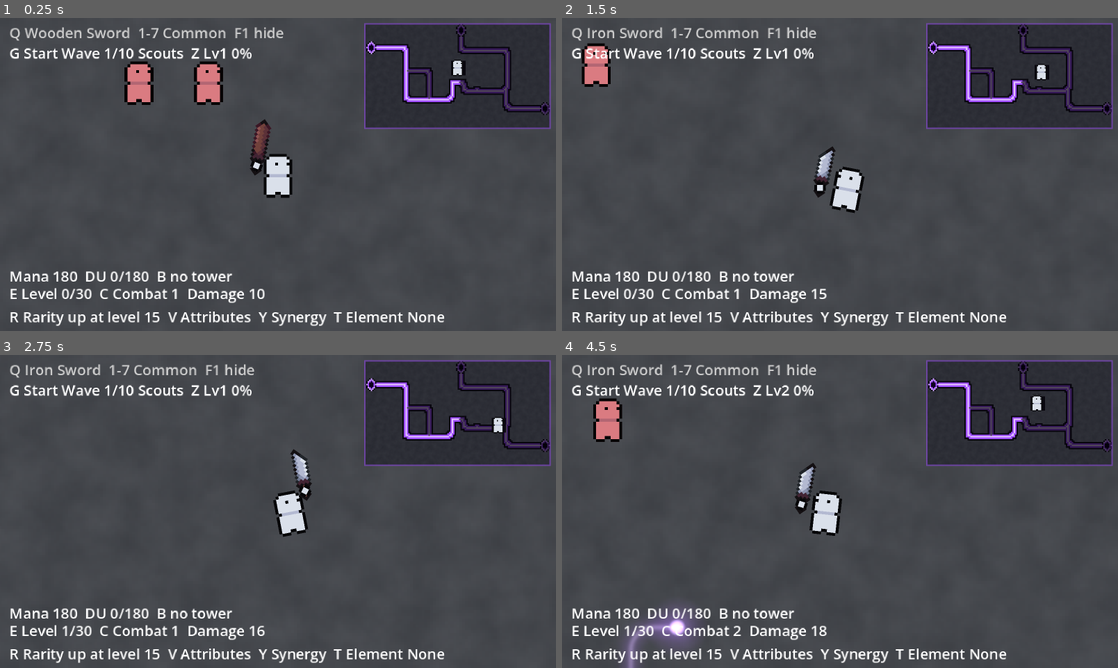
Above: before the commit, frames 1-4 (two rows, left to right).
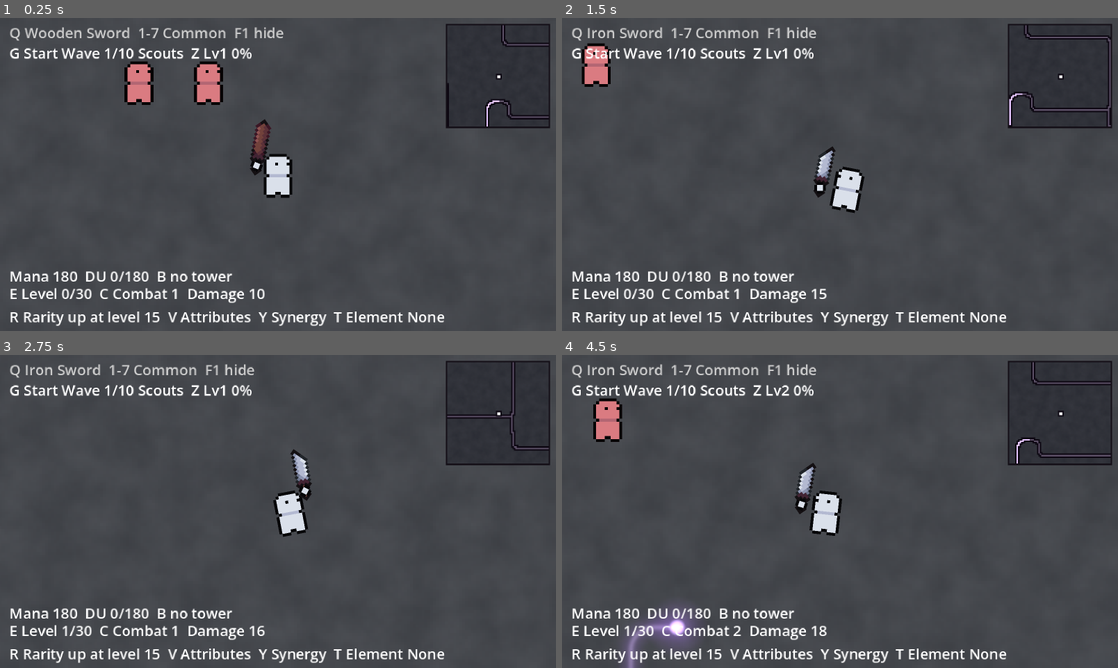
Above: after the commit, the same moments.

Repository: megalodooon/crystal-protectors
Game: Godot game, scene res://test.tscn
The game is run twice, just before and just after one commit, with the same random seed, the same clock (stepped at 60 frames per second) and the same inputs.
Inputs (mouse positions are in pixels of both pictures, inside the frame that each line leads up to):
- Up to frame 1 (0.25 s): no input
- Up to frame 2 (1.5 s): tap Enter at 0.5 s; move the mouse to (962, 158) at 0.52 s; press the mouse at (962, 158) at 0.53 s; hold D (right) 0.53-1.28 s; move the mouse to (728, 190) at 1.27 s; release the mouse at (728, 190) at 1.28 s; hold S (down) from 1.28 s (still down); tap Q at 1.35 s
- Up to frame 3 (2.75 s): move the mouse to (333, 442) at 2.02 s; release S (down) at 2.03 s; hold D (right) from 2.03 s (still down); tap E at 2.1 s
- Up to frame 4 (4.5 s): move the mouse to (812, 574) at 2.77 s; release D (right) at 2.78 s; hold W (up) 2.78-3.53 s; tap R at 2.85 s; move the mouse to (1006, 558) at 3.52 s; hold A (left) from 3.53 s (still down); tap C at 3.6 s; move the mouse to (673, 464) at 4.27 s; tap Z at 4.35 s

The runs differ from the first frame. In frame 1, 5.7% of the frame differs, in the area x 65-100%, y 1-36%; in frame 2, 5.5%; in frame 3, 5.2%; in frame 4, 5.6%.

Commit message:
Minimap: square, zoomed on the player, no box around him
It no longer shows the whole map. It is square (36 game pixels) and
shows viewSize (160) world pixels around the player, clamped to the map
edges, with the view origin snapped to the cell grid so nothing shimmers
while walking. clip_contents keeps it inside the frame.

Lanes are thinner: one dark band with a single bright line in the path
style's core colour, instead of the three fat bands that read as a
stripe. The player is a plain small marker - the black box behind him was
a dark block sized for a 16x16 sprite, which is gone; playerIcon still
draws a texture instead when one is set.

Co-Authored-By: Claude Opus 5 <noreply@anthropic.com>

Diff:
--- a/godot/test.tscn
+++ b/godot/test.tscn
@@ -655,14 +655,14 @@
 layout_mode = 0
 offset_left = 3.0
 offset_top = 1.0
-offset_right = 124.0
+offset_right = 150.0
 offset_bottom = 8.0
 
 [node name="WaveLabel" type="Label" parent="CanvasLayer/HUD"]
 layout_mode = 0
 offset_left = 3.0
 offset_top = 8.0
-offset_right = 124.0
+offset_right = 150.0
 offset_bottom = 15.0
 
 [node name="UpgradeLabel" type="Label" parent="CanvasLayer/HUD" unique_id=1738290461]
--- a/godot/ui/minimap.gd
+++ b/godot/ui/minimap.gd
@@ -7,7 +7,8 @@
 @export var towerBuilder : TowerBuilderClass
 @export var player : Node2D
 @export var mapSize : Vector2 = Vector2(512.0, 288.0)
-@export var minimapSize : Vector2 = Vector2(64.0, 36.0)
+@export var minimapSize : float = 36.0
+@export var viewSize : float = 160.0
 @export var margin : float = 2.0
 @export var groundTexture : Texture2D
 @export var playerIcon : Texture2D
@@ -16,26 +17,31 @@
 @export_range(0.125, 1.0) var pixelScale : float = 0.5
 
 @export_group("Look")
-@export var shadeColor : Color = Color(0.0, 0.0, 0.05, 0.35)
-@export var outlineColor : Color = Color(0.03, 0.02, 0.05, 0.95)
+@export var shadeColor : Color = Color(0.0, 0.0, 0.05, 0.3)
+@export var frameColor : Color = Color(0.08, 0.06, 0.09)
+@export var outlineColor : Color = Color(0.05, 0.03, 0.07, 0.9)
 @export var playerColor : Color = Color(1.0, 1.0, 1.0)
-@export var lockedFade : float = 0.35
-@export var laneOutline : int = 5
-@export var laneBody : int = 3
+@export var lockedFade : float = 0.4
+@export var laneOutline : int = 3
 @export var laneCore : int = 1
-@export var portalRadius : Vector2i = Vector2i(3, 4)
-@export var towerBlock : int = 3
+@export var portalRadius : Vector2i = Vector2i(2, 3)
+@export var towerBlock : int = 2
 @export var enemyBlock : int = 2
-@export var playerIconSize : float = 6.0
+@export var playerBlock : int = 2
+@export var playerIconSize : float = 5.0
 
 var unit : float = 1.0
 var pixel : float = 1.0
+var cells : float = 1.0
+var worldPerCell : float = 1.0
+var view : Rect2 = Rect2()
 var timer : float = 0.0
-var laneCells : Dictionary[EnemyPathClass, PackedVector2Array] = {}
+var laneSamples : Dictionary[EnemyPathClass, PackedVector2Array] = {}
 
 #------------------------#
 
 func _ready() -> void:
+	clip_contents = true
 	get_viewport().size_changed.connect(apply_scale)
 	apply_scale()
 
@@ -49,10 +55,12 @@
 func apply_scale() -> void:
 	unit = float(get_detail_scale())
 	pixel = maxf(roundf(unit * pixelScale), 1.0)
-	size = minimapSize * unit
+	size = Vector2.ONE * minimapSize * unit
 	scale = Vector2.ONE / unit
-	position = Vector2(get_canvas_size().x - minimapSize.x - margin, margin)
-	laneCells.clear()
+	position = Vector2(get_canvas_size().x - minimapSize - margin, margin)
+	cells = size.x / pixel
+	worldPerCell = viewSize / cells
+	laneSamples.clear()
 	queue_redraw()
 
 func get_detail_scale() -> int:
@@ -68,18 +76,26 @@
 	return Vector2(float(width), float(height))
 
 func get_canvas_rect() -> Rect2:
-	return Rect2(position, minimapSize)
+	return Rect2(position, Vector2.ONE * minimapSize)
+
+func update_view() -> void:
+	var center : Vector2 = player.global_position if player else mapSize / 2.0
+	var origin : Vector2 = center - Vector2.ONE * viewSize / 2.0
+	origin.x = clampf(origin.x, 0.0, maxf(mapSize.x - viewSize, 0.0))
+	origin.y = clampf(origin.y, 0.0, maxf(mapSize.y - viewSize, 0.0))
+	view = Rect2((origin / worldPerCell).floor() * worldPerCell, Vector2.ONE * viewSize)
 
 func _draw() -> void:
+	update_view()
 	if groundTexture:
-		draw_texture_rect_region(groundTexture, Rect2(Vector2.ZERO, size), Rect2(Vector2.ZERO, mapSize))
+		draw_texture_rect_region(groundTexture, Rect2(Vector2.ZERO, size), view)
 	draw_rect(Rect2(Vector2.ZERO, size), shadeColor)
 	draw_lanes()
 	draw_portals()
 	draw_towers()
 	draw_enemies()
 	draw_player()
-	draw_rect(Rect2(Vector2.ZERO, size), Color(get_path_color(), 0.5), false, pixel)
+	draw_rect(Rect2(Vector2.ZERO, size), frameColor, false, unit)
 
 func draw_lanes() -> void:
 	if not pathNetwork:
@@ -87,8 +103,6 @@
 	var ordered : Array[EnemyPathClass] = get_ordered_paths()
 	for path in ordered:
 		draw_lane(path, laneOutline, outlineColor)
-	for path in ordered:
-		draw_lane(path, laneBody, fade(get_path_color(), path.active))
 	for path in ordered:
 		draw_lane(path, laneCore, fade(get_core_color(), path.active))
 
@@ -103,24 +117,27 @@
 	return ordered
 
 func draw_lane(path : EnemyPathClass, thickness : int, color : Color) -> void:
-	for cell in get_lane_cells(path):
+	var seen : Dictionary[Vector2, bool] = {}
+	for sample in get_lane_samples(path):
+		if not view.grow(worldPerCell * float(thickness)).has_point(sample):
+			continue
+		var cell : Vector2 = to_cell(sample)
+		if seen.has(cell):
+			continue
+		seen[cell] = true
 		draw_block(cell, thickness, color)
 
-func get_lane_cells(path : EnemyPathClass) -> PackedVector2Array:
-	if laneCells.has(path):
-		return laneCells[path]
-	var cells : PackedVector2Array = []
-	var seen : Dictionary[Vector2, bool] = {}
+func get_lane_samples(path : EnemyPathClass) -> PackedVector2Array:
+	if laneSamples.has(path):
+		return laneSamples[path]
+	var samples : PackedVector2Array = []
 	var length : float = path.get_length()
 	if length > 0.0:
-		var steps : int = maxi(int(length / (mapSize.x / size.x * pixel)) * 2, 1)
+		var steps : int = maxi(int(length / (worldPerCell * 0.5)), 1)
 		for i in steps + 1:
-			var cell : Vector2 = to_cell(path.get_global_point(length * float(i) / float(steps)))
-			if not seen.has(cell):
-				seen[cell] = true
-				cells.append(cell)
-	laneCells[path] = cells
-	return cells
+			samples.append(path.get_global_point(length * float(i) / float(steps)))
+	laneSamples[path] = samples
+	return samples
 
 func draw_portals() -> void:
 	if not waveManager:
@@ -137,14 +154,14 @@
 	for y in range(-portalRadius.y - 1, portalRadius.y + 2):
 		for x in range(-portalRadius.x - 1, portalRadius.x + 2):
 			var spread : float = Vector2(float(x) / float(portalRadius.x), float(y) / float(portalRadius.y)).length()
-			if spread > 1.2:
+			if spread > 1.25:
 				continue
 			var cellColor : Color = hole
 			if spread > 1.0:
 				cellColor = outlineColor
-			elif spread > 0.78:
+			elif spread > 0.72:
 				cellColor = core
-			elif spread > 0.5:
+			elif spread > 0.45:
 				cellColor = rim
 			draw_block(center + Vector2(float(x), float(y)), 1, cellColor)
 
@@ -152,31 +169,32 @@
 	if not towerBuilder:
 		return
 	for tower in towerBuilder.built:
-		var cell : Vector2 = to_cell(tower.global_position)
-		draw_block(cell, towerBlock + 2, outlineColor)
-		draw_block(cell, towerBlock, tower.get_color())
+		draw_marker(tower.global_position, towerBlock, tower.get_color())
 
 func draw_enemies() -> void:
 	if not waveManager:
 		return
 	for enemy in waveManager.get_enemy_parent().get_children():
 		if enemy is EnemyClass:
-			var cell : Vector2 = to_cell(enemy.global_position)
-			draw_block(cell, enemyBlock + 2, outlineColor)
-			draw_block(cell, enemyBlock, enemy.sprite.modulate)
+			draw_marker(enemy.global_position, enemyBlock, enemy.sprite.modulate)
 
 func draw_player() -> void:
 	if not player:
 		return
-	var cell : Vector2 = to_cell(player.global_position)
 	var icon : Texture2D = get_player_icon()
 	if not icon:
-		draw_block(cell, 4, outlineColor)
-		draw_block(cell, 2, playerColor)
-		return
-	draw_block(cell, int(playerIconSize * unit / pixel) - 2, outlineColor)
+		draw_marker(player.global_position, playerBlock, playerColor)
+		return
 	var iconSize : Vector2 = Vector2.ONE * playerIconSize * unit
-	draw_texture_rect(icon, Rect2((cell * pixel).round() - iconSize / 2.0, iconSize), false)
+	var spot : Vector2 = (to_cell(player.global_position) * pixel).round()
+	draw_texture_rect(icon, Rect2(spot - iconSize / 2.0, iconSize), false)
+
+func draw_marker(spot : Vector2, block : int, color : Color) -> void:
+	if not view.has_point(spot):
+		return
+	var cell : Vector2 = to_cell(spot)
+	draw_block(cell, block + 2, outlineColor)
+	draw_block(cell, block, color)
 
 func draw_block(cell : Vector2, thickness : int, color : Color) -> void:
 	if thickness <= 0:
@@ -185,20 +203,12 @@
 	draw_rect(Rect2((cell - Vector2.ONE * half) * pixel, Vector2.ONE * float(thickness) * pixel), color)
 
 func to_cell(spot : Vector2) -> Vector2:
-	return (spot / mapSize * size / pixel).floor()
+	return ((spot - view.position) / worldPerCell).floor()
 
 func get_player_icon() -> Texture2D:
 	if playerIcon:
 		return playerIcon
-	var sprite : Sprite2D = player.get_node_or_null("Visuals/Sprite2D")
-	if sprite:
-		return sprite.texture
 	return null
-
-func get_path_color() -> Color:
-	if pathNetwork and pathNetwork.style:
-		return pathNetwork.style.color
-	return Color(0.62, 0.3, 1.0)
 
 func get_core_color() -> Color:
 	if pathNetwork and pathNetwork.style:
Not shown, changed: HANDOUT.txt
